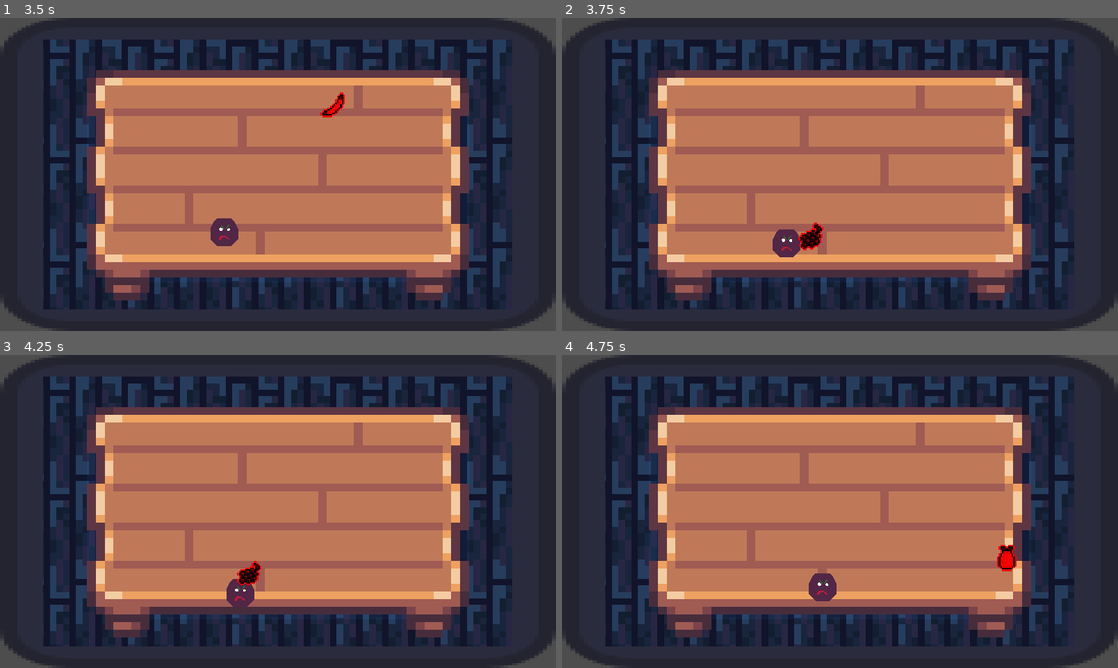
Above: before the commit, frames 1-4 (two rows, left to right).
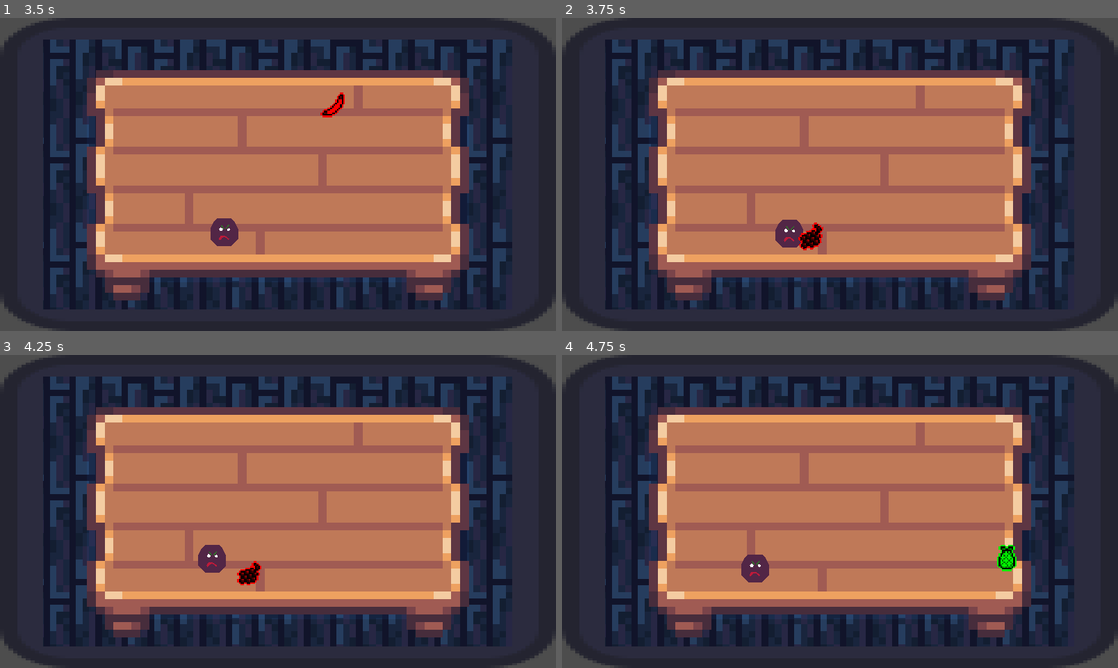
Above: after the commit, the same moments.

Repository: alexg-lviv/FruitTheNinja
Game: Godot game, scene res://src/GameField/MainScene.tscn
The game is run twice, just before and just after one commit, with the same random seed, the same clock (stepped at 60 frames per second) and the same inputs. The engine's default icon, where the game draws it, is replaced by a stand-in: a white triangle on a blue panel in a dark square.
Inputs (mouse positions are in pixels of both pictures, inside the frame that each line leads up to):
- Up to frame 1 (3.5 s): click (44, 83) at 0.5 s; move the mouse to (278, 174) at 1.27 s; press the mouse at (278, 174) at 1.28 s; move the mouse to (166, 190) at 2.02 s; release the mouse at (166, 190) at 2.03 s; tap 1 (launch_apple) at 2.1 s; click (166, 190) at 2.17 s; move the mouse to (333, 105) at 2.77 s; tap 2 (launch_banana) at 2.85 s; click (333, 105) at 2.92 s
- Up to frame 2 (3.75 s): move the mouse to (812, 237) at 3.52 s; tap 3 (launch_grape) at 3.6 s; click (812, 237) at 3.67 s
- Up to frame 3 (4.25 s): no input
- Up to frame 4 (4.75 s): move the mouse to (1006, 558) at 4.27 s; tap 4 (launch_pineapple) at 4.35 s; click (1006, 558) at 4.42 s

Frame 1 is identical in both runs. In frame 2, 0.3% of the frame differs, in the area x 37-44%, y 64-77%; in frame 3, 0.7%; in frame 4, 0.9%, in the area x 32-82%, y 60-79%.

Commit message:
Fix area

Diff:
--- a/src/GameField/MainScene.gd
+++ b/src/GameField/MainScene.gd
@@ -19,7 +19,6 @@
 
 
 func _ready():
-	print(_ai_rect)
 	for butt in _projectiles_butts:
 		butt.pressed.connect(_on_projectile_butt_pressed.bind(butt))
 
--- a/src/GameField/MainScene.tscn
+++ b/src/GameField/MainScene.tscn
@@ -63,6 +63,17 @@
 texture = ExtResource("4_ixhuf")
 expand_mode = 1
 
+[node name="AiField" type="Control" parent="."]
+layout_mode = 1
+anchor_right = 1.0
+anchor_bottom = 1.0
+offset_left = 240.0
+offset_top = 156.0
+offset_right = -261.0
+offset_bottom = -176.0
+grow_horizontal = 2
+grow_vertical = 2
+
 [node name="VBoxLeft" type="VBoxContainer" parent="."]
 layout_mode = 1
 anchors_preset = -1
@@ -100,14 +111,3 @@
 
 [node name="Player" parent="." instance=ExtResource("5_7y0iy")]
 position = Vector2(548, 314)
-
-[node name="AiField" type="Control" parent="."]
-layout_mode = 1
-anchor_right = 1.0
-anchor_bottom = 1.0
-offset_left = 240.0
-offset_top = 156.0
-offset_right = 159.0
-offset_bottom = 14.0
-grow_horizontal = 2
-grow_vertical = 2
